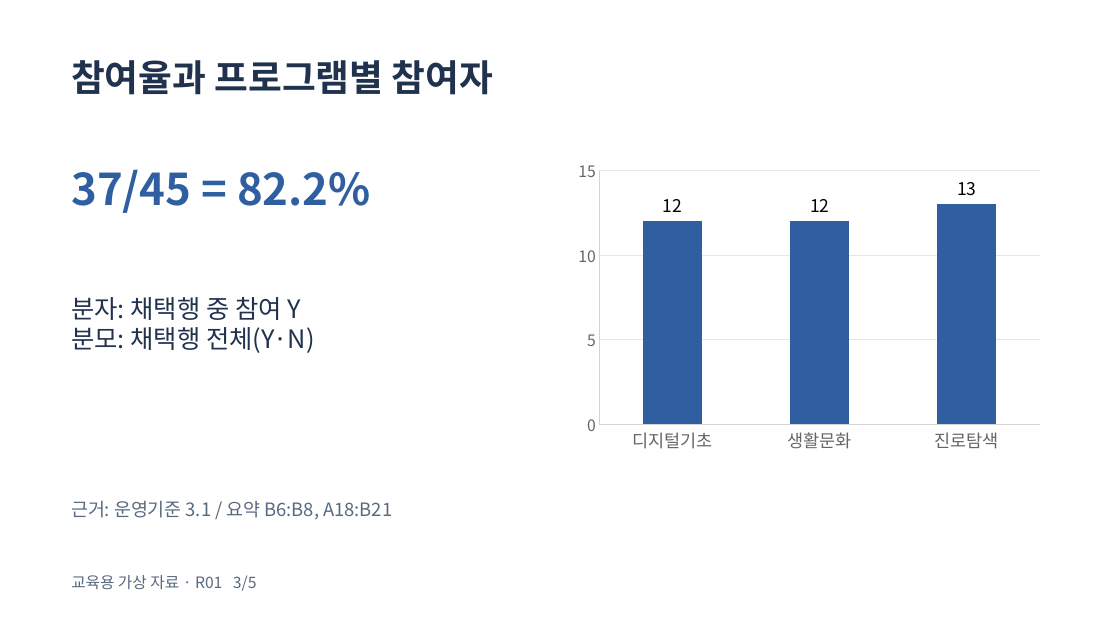
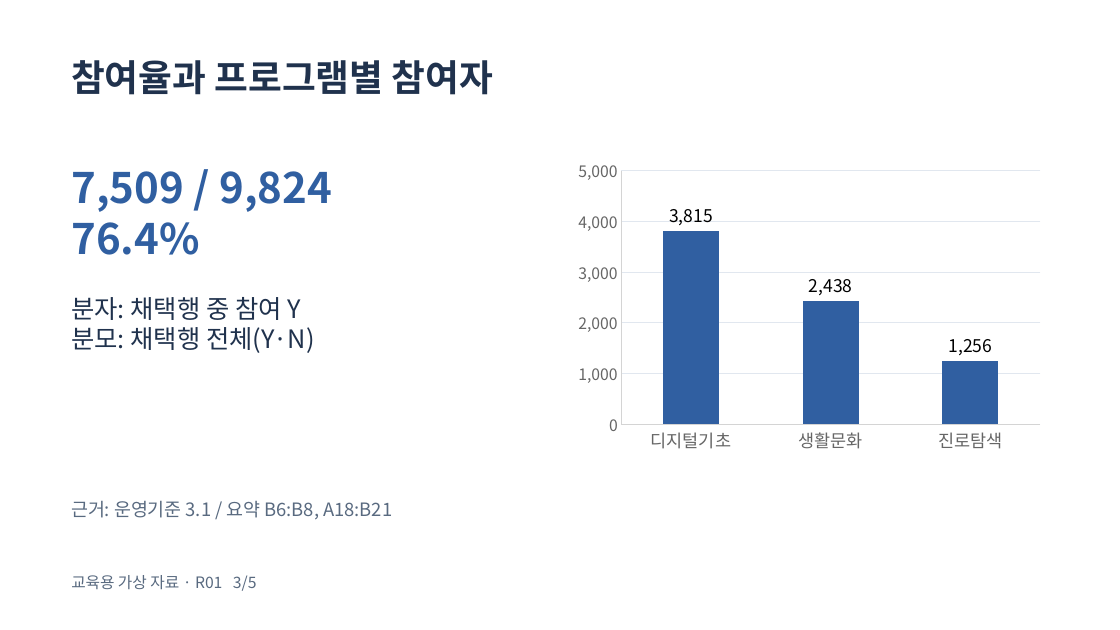
Before and after one commit to zeusk302-png/ulsan-ai-workshop, a slide deck: slide 3 of public/automation/examples/round-01-report.pptx. Drawn at 1120x630 pixels with LibreOffice and Linux fonts; fonts in the diff are those of the drawing. Boxes give left, top, right and bottom in pixels: in the first picture for what was removed or moved away, otherwise in the second. Text is boxed around its words. In the diff, an @@ line names an element or a change of style, - is before the commit and + after.

```diff
--- a/public/automation/examples/round-01-report.pptx
+++ b/public/automation/examples/round-01-report.pptx
@@ text at (71, 171, 332, 255): text changed; size 37.5 to 36 pt @@
-37/45 = 82.2%
+7,509 / 9,824
+76.4%
@@ column chart at (569, 153, 1050, 460) @@
@@ Series 1, 디지털기초: 12 to 3815 @@
@@ Series 1, 생활문화: 12 to 2438 @@
@@ Series 1, 진로탐색: 13 to 1256 @@
@@ data labels of Series 1 changed @@
@@ value axis changed @@
```
Also in this commit, not shown: 4 other slides changed, 39 other files.
